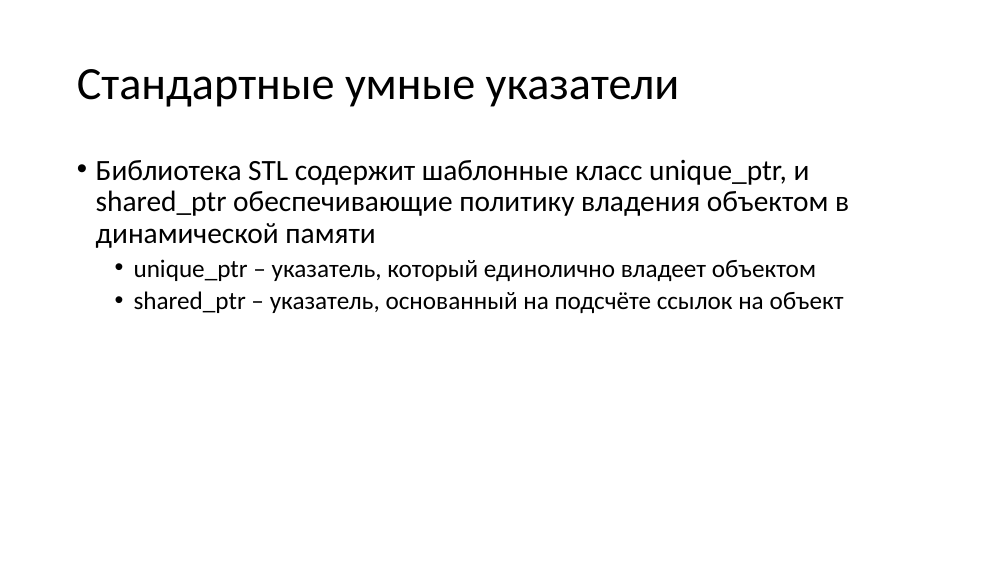
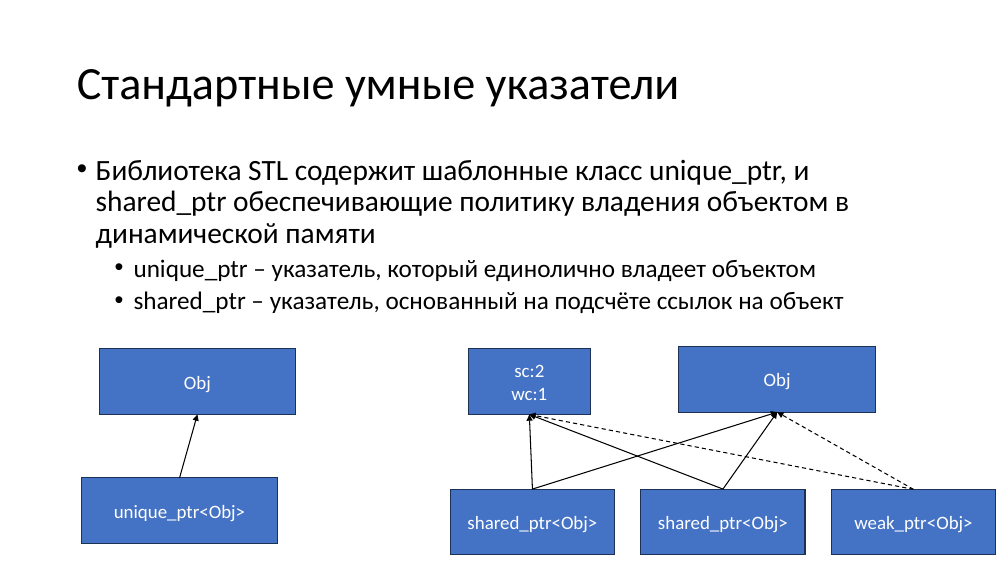
Before and after one commit to alexey-malov/oop, a slide deck: slide 53 of lectures/04/Дружественные функции и классы. Перегрузка операций.pptx (slide 52 before the commit). Drawn at 1008x567 pixels with LibreOffice and Linux fonts; fonts in the diff are those of the drawing. Boxes give left, top, right and bottom in pixels: in the first picture for what was removed or moved away, otherwise in the second. Text is boxed around its words. In the diff, an @@ line names an element or a change of style, - is before the commit and + after.

```diff
--- a/lectures/04/Дружественные функции и классы. Перегрузка операций.pptx
+++ b/lectures/04/Дружественные функции и классы. Перегрузка операций.pptx
@@ rectangle added at bbox=[99, 349, 296, 415], fill #4472C4, outline #1E3256 1 pt, 18 pt, text #FFFFFF @@
+Obj
@@ rectangle added at bbox=[469, 349, 591, 415], fill #4472C4, outline #1E3256 1 pt, 18 pt, text #FFFFFF @@
+sc:2
+wc:1
@@ rectangle added at bbox=[679, 347, 876, 413], fill #4472C4, outline #1E3256 1 pt, 18 pt, text #FFFFFF @@
+Obj
@@ arrow added from (179, 478) to (197, 414), #000000 1 pt @@
@@ arrow added from (532, 489) to (529, 414), #000000 1 pt @@
@@ arrow added from (913, 489) to (529, 414), #000000 1 pt dashed @@
@@ arrow added from (723, 489) to (529, 414), #000000 1 pt @@
@@ arrow added from (532, 489) to (777, 412), #000000 1 pt @@
@@ arrow added from (723, 489) to (777, 412), #000000 1 pt @@
@@ arrow added from (913, 489) to (777, 412), #000000 1 pt dashed @@
@@ rectangle added at bbox=[82, 478, 278, 544], fill #4472C4, outline #1E3256 1 pt, 18 pt, text #FFFFFF @@
+unique_ptr<Obj>
@@ rectangle added at bbox=[451, 489, 615, 555], fill #4472C4, outline #1E3256 1 pt, 18 pt, text #FFFFFF @@
+shared_ptr<Obj>
@@ rectangle added at bbox=[641, 489, 805, 555], fill #4472C4, outline #1E3256 1 pt, 18 pt, text #FFFFFF @@
+shared_ptr<Obj>
@@ rectangle added at bbox=[832, 489, 996, 555], fill #4472C4, outline #1E3256 1 pt, 18 pt, text #FFFFFF @@
+weak_ptr<Obj>
```
Also in this commit, not shown: 4 other slides changed, 1 slide added, 1 other file.
